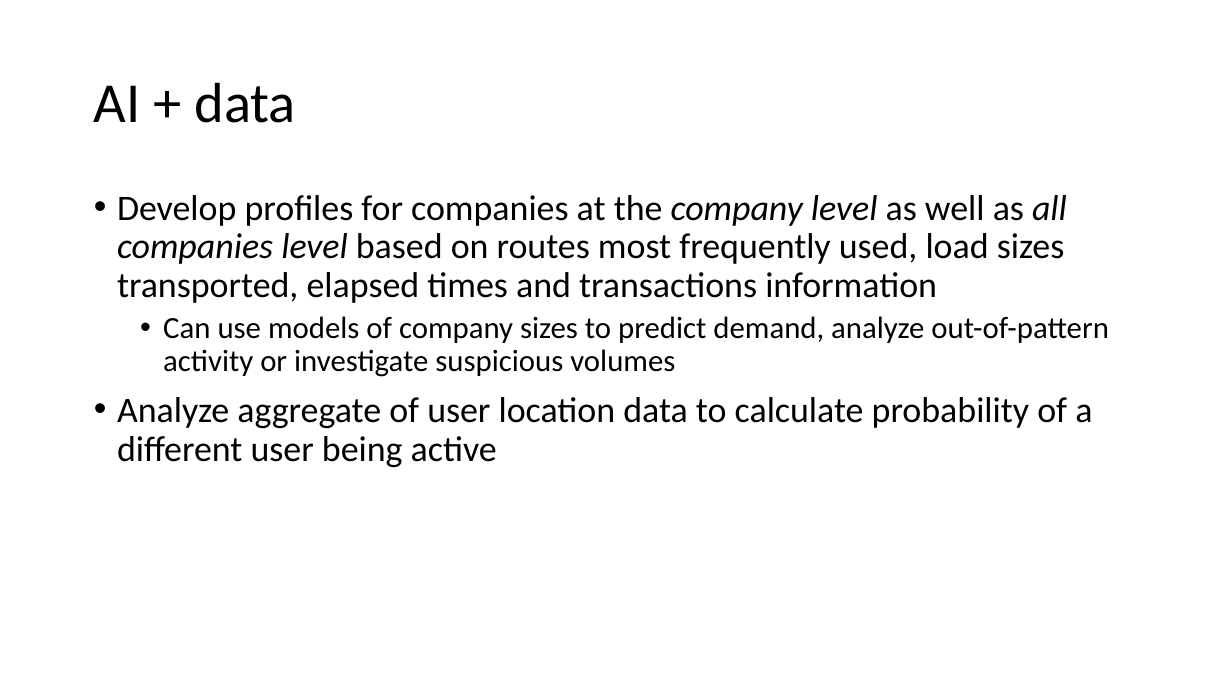
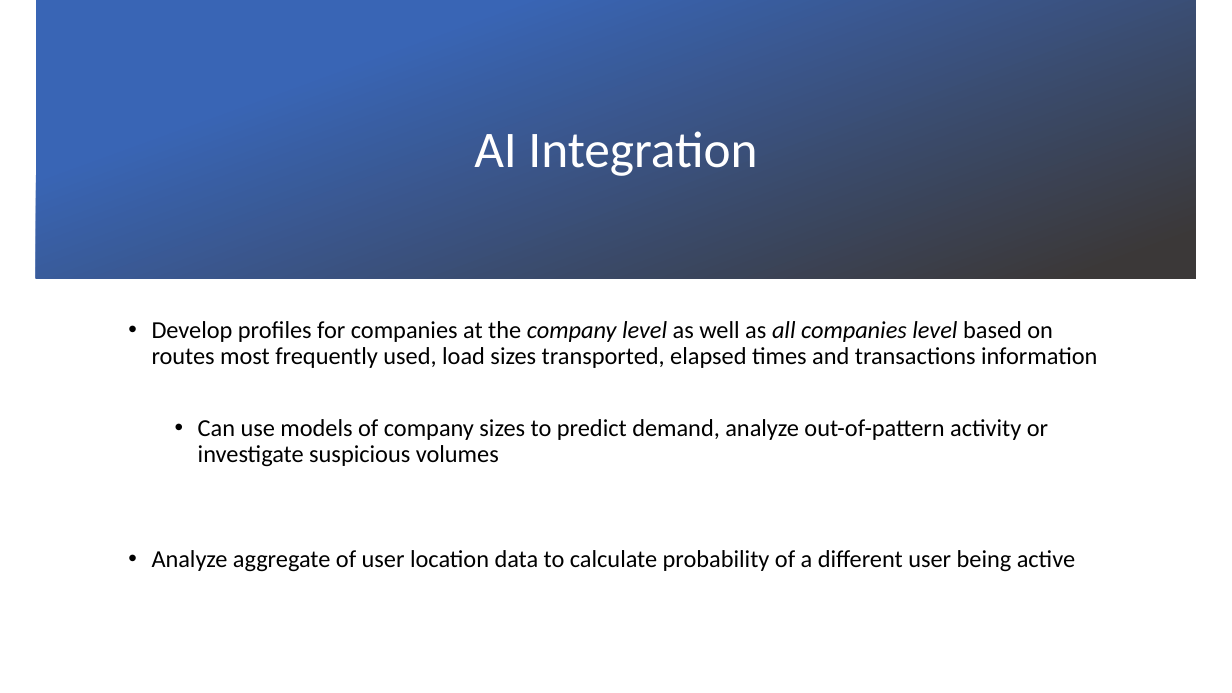
Before and after one commit to Tahreeem/TransCore.Transformed, a slide deck: slide 8 of Lassonde Hackathon 2019.pptx. Drawn at 1232x693 pixels with LibreOffice and Linux fonts; fonts in the diff are those of the drawing; background and template pictures are left out. Boxes give left, top, right and bottom in pixels: in the first picture for what was removed or moved away, otherwise in the second. Text is boxed around its words. In the diff, an @@ line names an element or a change of style, - is before the commit and + after.

Commit message:
presentation style updated

```diff
--- a/Lassonde Hackathon 2019.pptx
+++ b/Lassonde Hackathon 2019.pptx
@@ rectangle added at (36,0,1197,278), fill gradient #3965B5 to #3B3838 @@
@@ title at (474,131,757,176): text changed; size 44 to 40 pt; text colour #000000 to #FFFFFF @@
-AI + data
+AI Integration
@@ text "Develop profiles for companies at ...": place and size @@
-text "Develop profiles for companies at ..." at (117,195,1109,467)
+text "Develop profiles for companies at ..." at (152,321,1097,572)
@@ text "Develop profiles for companies at ..." at (152,321,1097,572): size 28 to 19 pt in "Develop profiles for companies at the company ...", "Analyze aggregate of user location data to ..."; size 24 to 19 pt in "Can use models of company sizes to ..." @@
```
Also in this commit, not shown: 5 other slides changed, 1 slide added, 1 slide removed.
